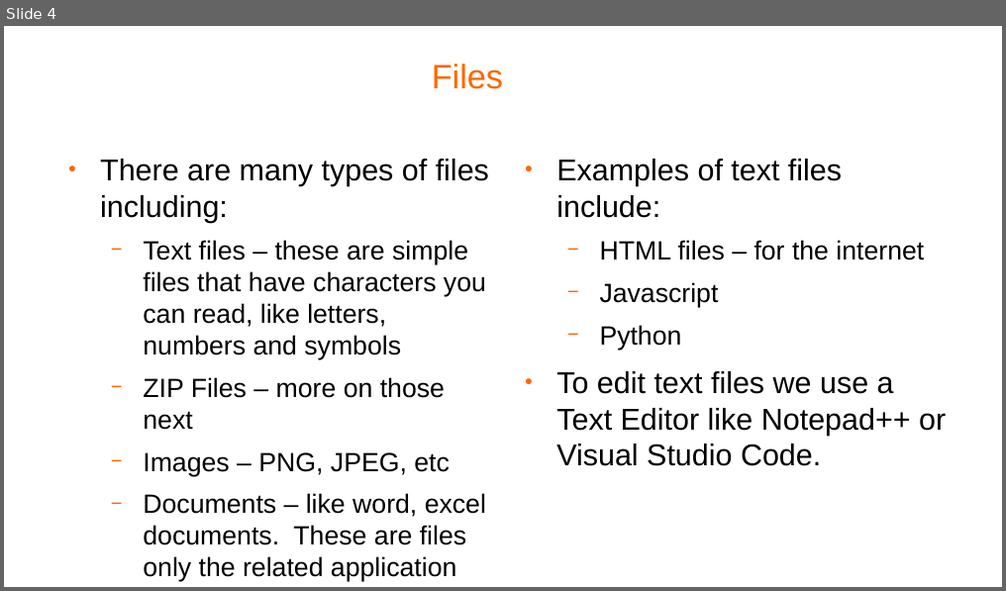
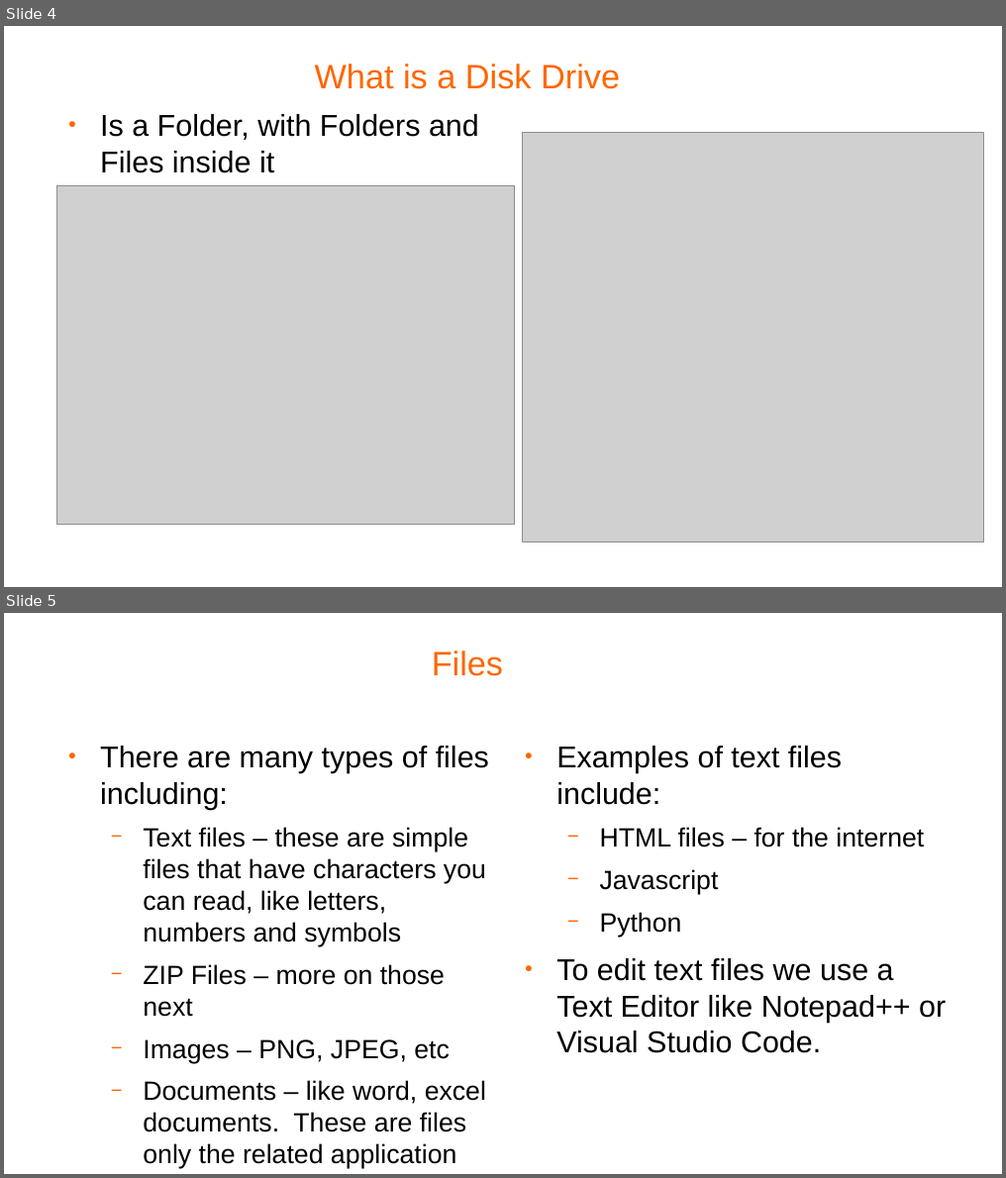
Before and after one commit to pellcorp/coding, a slide deck: docs/windows fundamentals.odp. Shown one above the other, each under a label of ours: slide 4 before the commit, slides 4 and 5 after it. The pictures are 1006x591 and 1006x1178 pixels, drawn with LibreOffice and Linux fonts; fonts in the diff are those of the drawing; grey boxes stand for pictures; background and template pictures are left out. Boxes give left, top, right and bottom in pixels: in the first picture for what was removed or moved away, otherwise in the second. Text is boxed around its words. In the diff, an @@ line names an element or a change of style, - is before the commit and + after.

```diff
--- a/docs/windows fundamentals.odp
+++ b/docs/windows fundamentals.odp
@@ slide 4 added at bbox=[4, 26, 1002, 587], background #FFFFFF @@
@@ title added at bbox=[315, 64, 620, 89], 27 pt, text #FF6600 @@
+What is a Disk Drive
@@ text added at bbox=[100, 114, 479, 174], 24 pt, text #000000 @@
+● Is a Folder, with Folders and Files inside it
@@ picture added at bbox=[522, 133, 985, 543] @@
@@ picture added at bbox=[57, 186, 514, 525] @@
@@ what was slide 4 is now slide 5 @@
```
Also in this commit, not shown: 6 slides removed, 3 other files.
